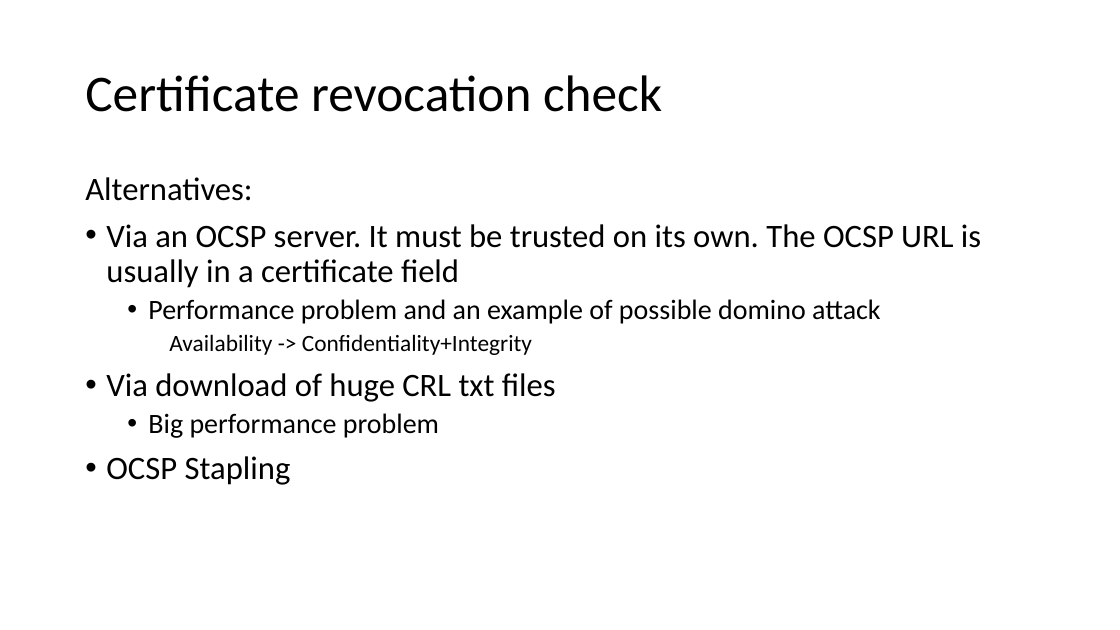
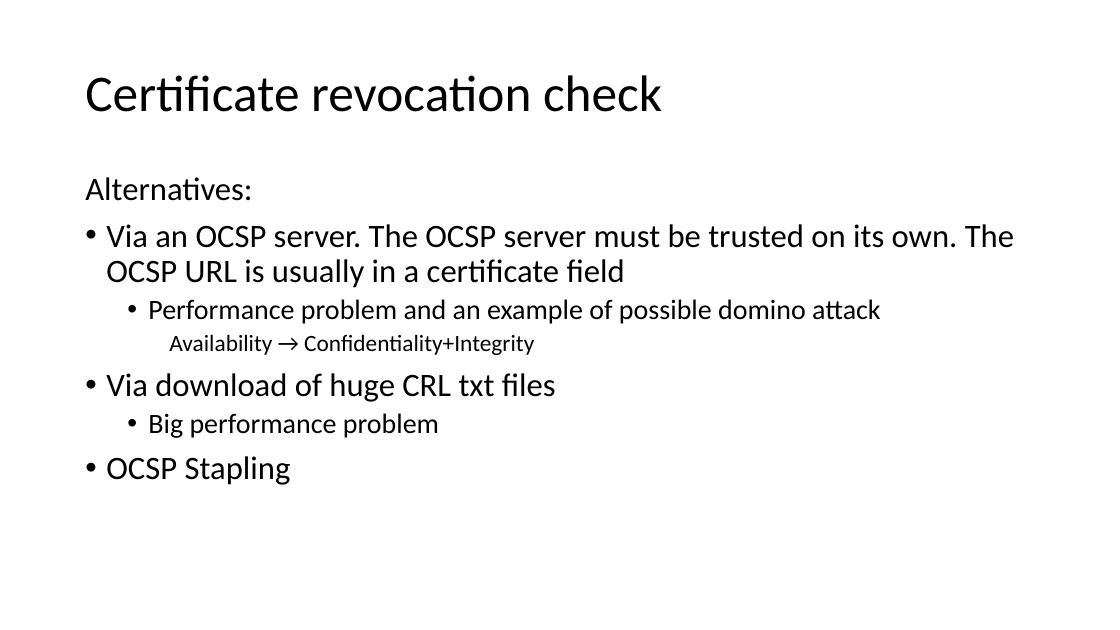
Before and after one commit to DeMaCS-UNICAL/NetworkSecurity, a slide deck: slide 23 of slides/04-PKI-and-Key-distribution-2020.pptx. Drawn at 1120x630 pixels with LibreOffice and Linux fonts; fonts in the diff are those of the drawing. Boxes give left, top, right and bottom in pixels: in the first picture for what was removed or moved away, otherwise in the second. Text is boxed around its words. In the diff, an @@ line names an element or a change of style, - is before the commit and + after.

```diff
--- a/slides/04-PKI-and-Key-distribution-2020.pptx
+++ b/slides/04-PKI-and-Key-distribution-2020.pptx
@@ text at (106, 224, 1014, 288): text changed @@
-• Via an OCSP server. It must be trusted on its own. The OCSP URL is usually in a certificate field
+• Via an OCSP server. The OCSP server must be trusted on its own. The OCSP URL is usually in a certificate field
@@ text at (169, 334, 534, 355): text changed @@
-    Availability -> Confidentiality+Integrity
+    Availability → Confidentiality+Integrity
```
Also in this commit, not shown: 7 other slides changed.
